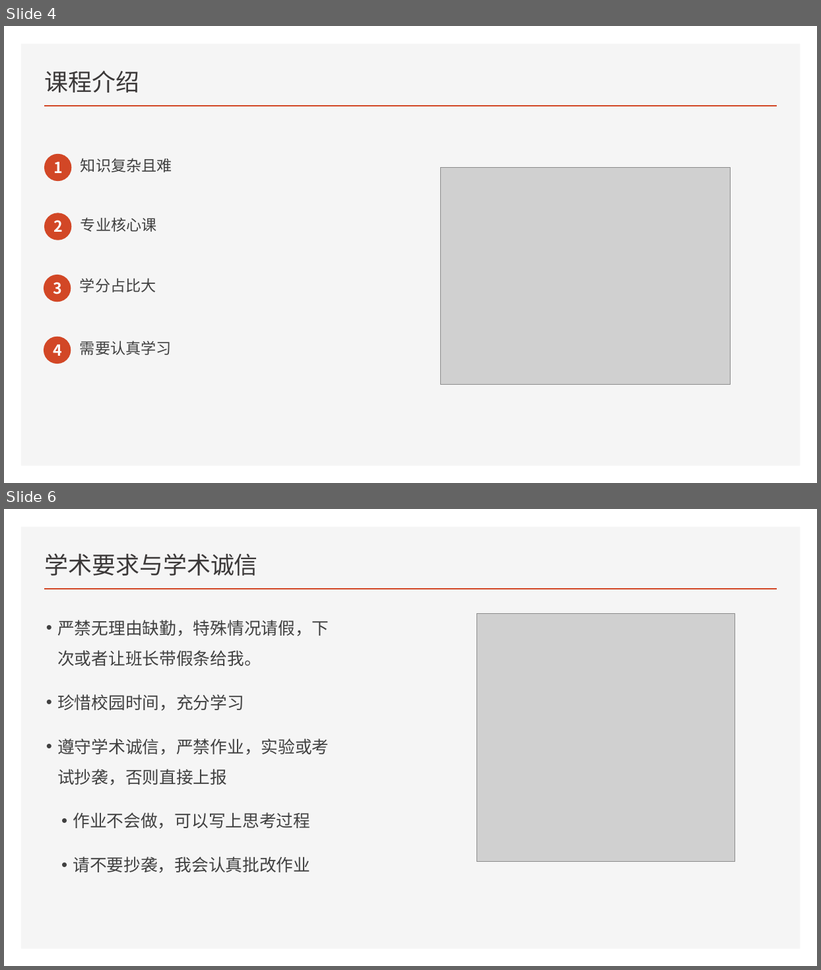
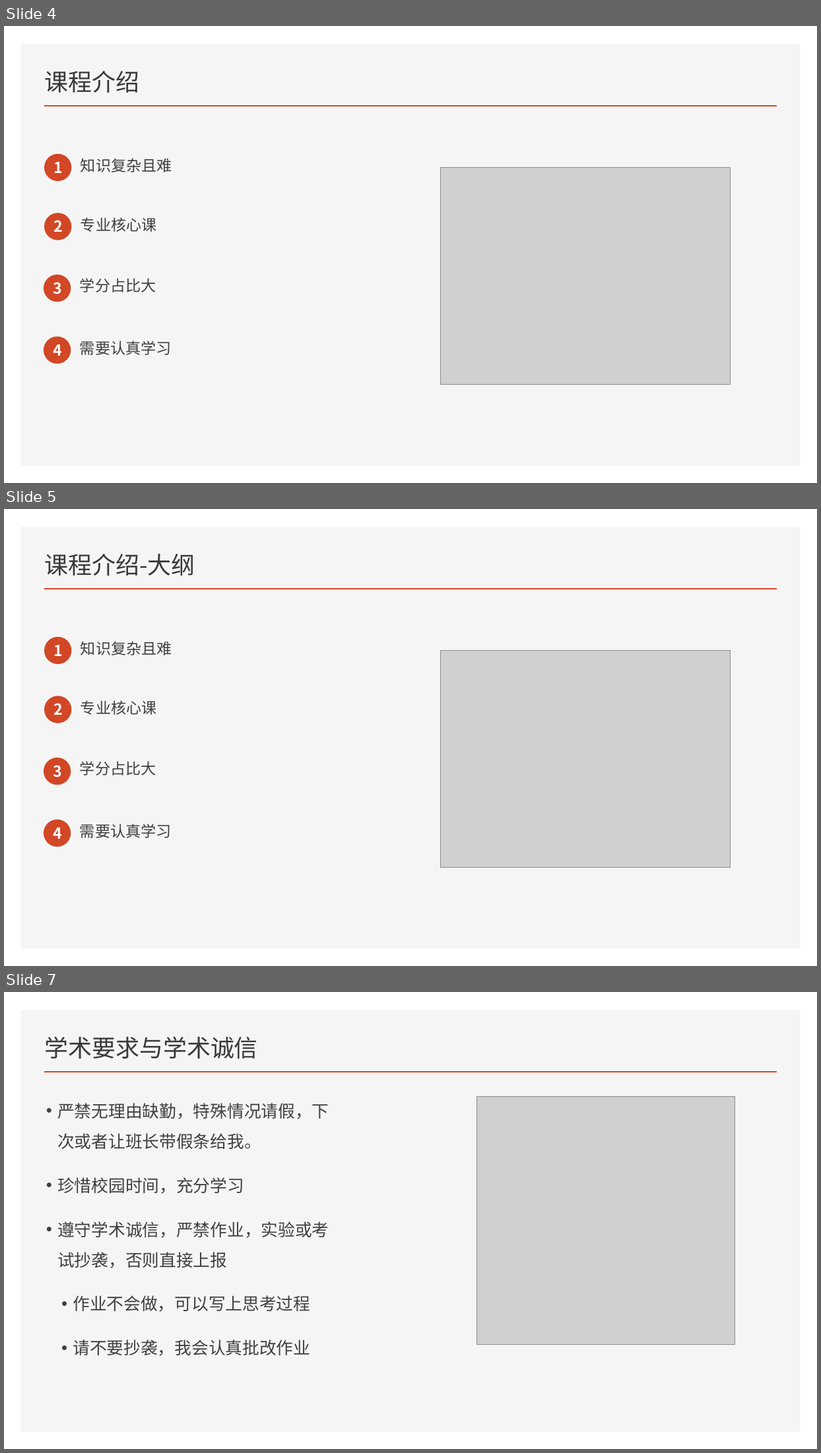
Before and after one commit to FourierAI/Operating-system, a slide deck: 课程介绍与学术诚信/课程介绍与学术诚信.pptx. Shown one above the other, each under a label of ours: slides 4 and 6 before the commit, slides 4, 5 and 7 after it; the slides between them are not shown. The pictures are 821x970 and 821x1453 pixels, drawn with LibreOffice and Linux fonts; fonts in the diff are those of the drawing; grey boxes stand for pictures. Boxes give left, top, right and bottom in pixels: in the first picture for what was removed or moved away, otherwise in the second. Text is boxed around its words. In the diff, an @@ line names an element or a change of style, - is before the commit and + after.

```diff
--- a/课程介绍与学术诚信/课程介绍与学术诚信.pptx
+++ b/课程介绍与学术诚信/课程介绍与学术诚信.pptx
@@ slide 5 added at [4, 509, 817, 966], background #FFFFFF; not listed: 2 template elements that a slide beside it also shows @@
@@ title added at [45, 554, 195, 576], 28 pt, text #3B3838 @@
+课程介绍-大纲
@@ ellipse added at [44, 637, 72, 665], fill #D24726 @@
@@ text added at [54, 645, 63, 656], 18 pt, text #FFFFFF, bold @@
+1
@@ text added at [81, 641, 172, 656], 18 pt, text #404040 @@
+知识复杂且难
@@ picture added at [441, 650, 731, 867] @@
@@ ellipse added at [44, 696, 72, 723], fill #D24726 @@
@@ text added at [54, 703, 63, 715], 18 pt, text #FFFFFF, bold @@
+2
@@ text added at [81, 700, 156, 715], 18 pt, text #404040 @@
+专业核心课
@@ ellipse added at [44, 758, 71, 786], fill #D24726 @@
@@ text added at [53, 765, 62, 778], 18 pt, text #FFFFFF, bold @@
+3
@@ text added at [80, 761, 156, 776], 18 pt, text #404040 @@
+学分占比大
@@ ellipse added at [44, 820, 71, 848], fill #D24726 @@
@@ text added at [80, 824, 172, 838], 18 pt, text #404040 @@
+需要认真学习
@@ text added at [53, 828, 62, 839], 18 pt, text #FFFFFF, bold @@
+4
@@ what was slide 6 is now slide 7 @@
```
Also in this commit, not shown: 1 slide changed, 8 other files.
